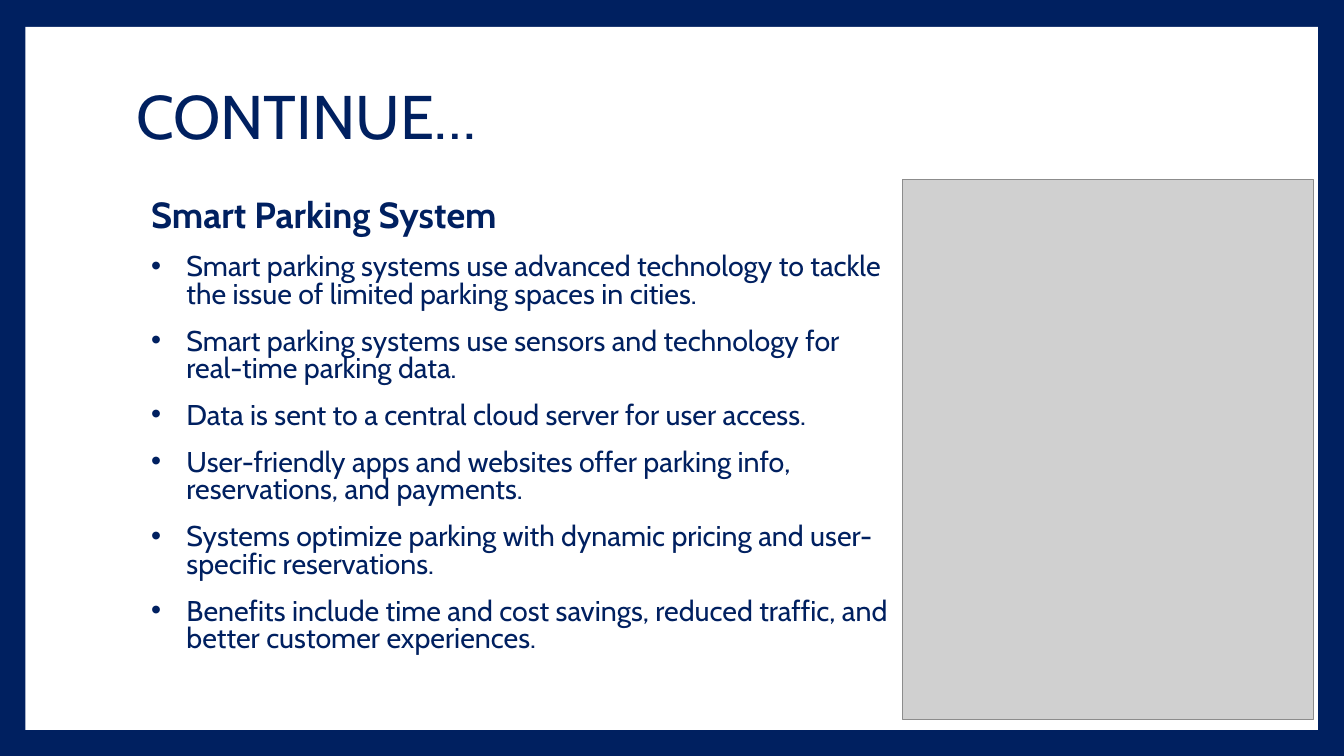
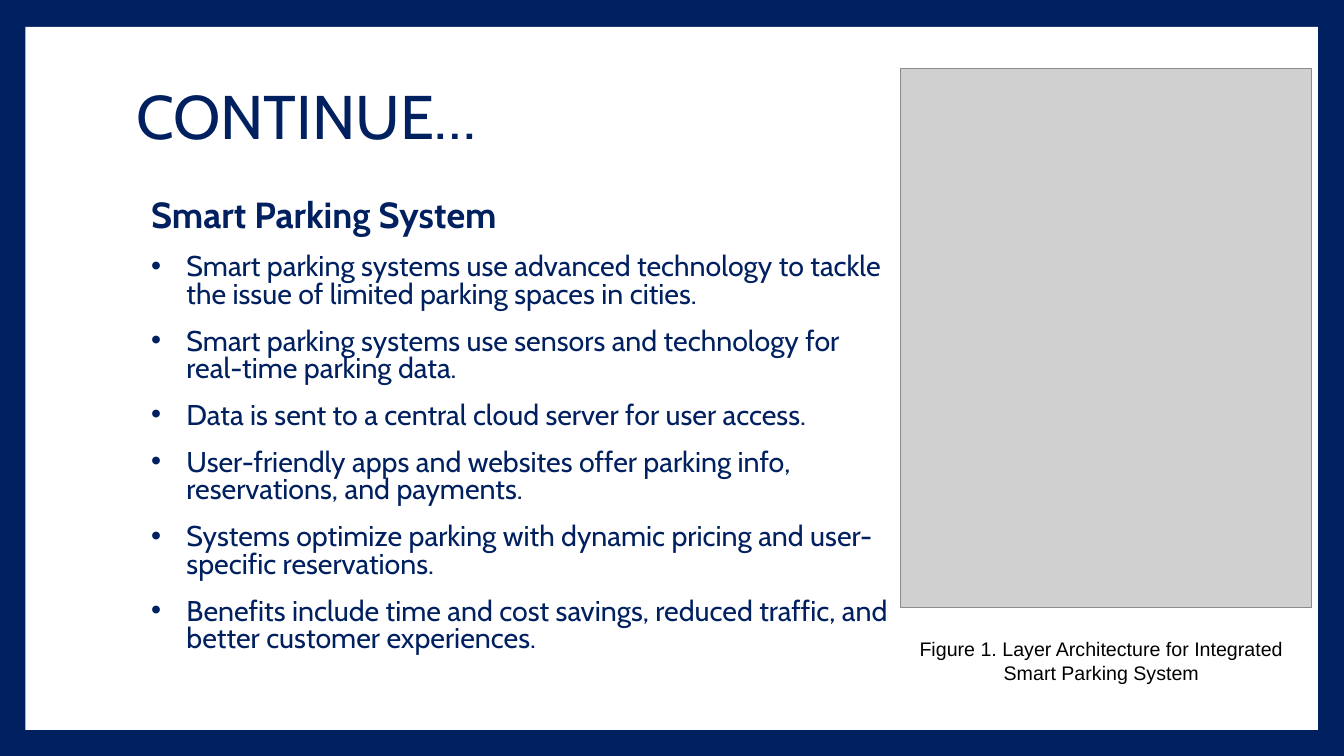
Before and after one commit to hassanarif1231/mphildata, a slide deck: slide 4 of Defence_Thesis.pptx. Drawn at 1344x756 pixels with LibreOffice and Linux fonts; fonts in the diff are those of the drawing; grey boxes stand for pictures. Boxes give left, top, right and bottom in pixels: in the first picture for what was removed or moved away, otherwise in the second. Text is boxed around its words. In the diff, an @@ line names an element or a change of style, - is before the commit and + after.

```diff
--- a/Defence_Thesis.pptx
+++ b/Defence_Thesis.pptx
@@ picture: place and size @@
-picture at <box>902,179,1314,719</box>
+picture at <box>901,69,1313,608</box>
@@ text added at <box>920,641,1282,684</box>, 14 pt, text #000000 @@
+Figure 1. Layer Architecture for Integrated Smart Parking System
```
Also in this commit, not shown: 9 other slides changed, 1 slide added, 2 slides removed.
